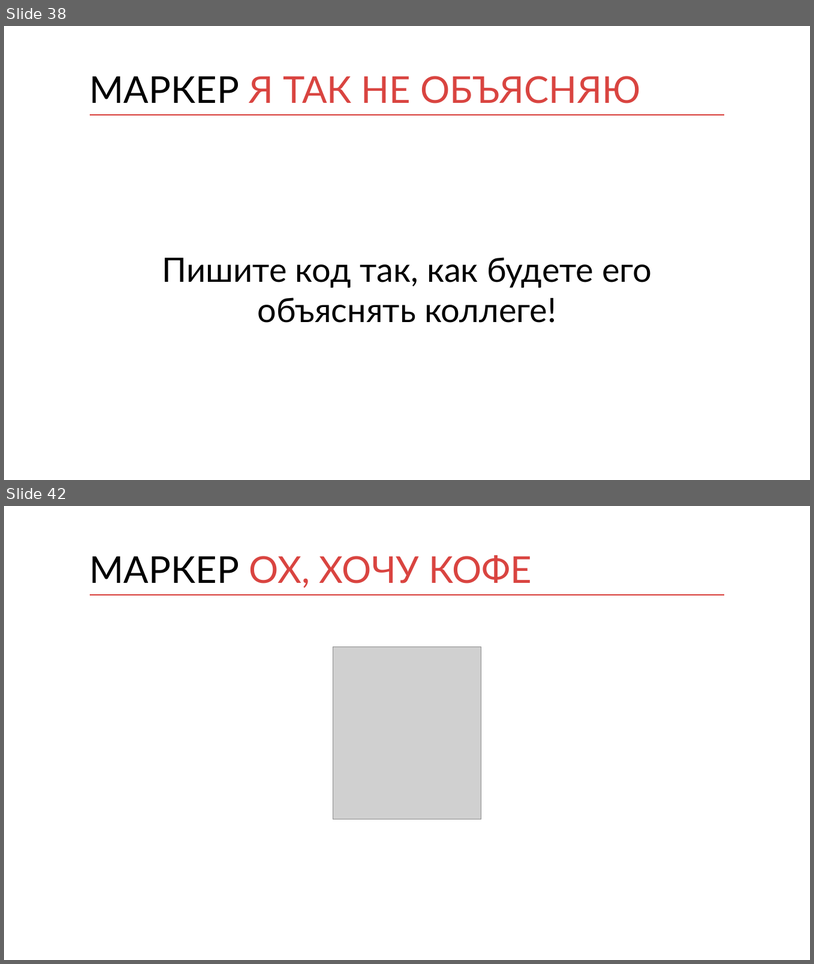
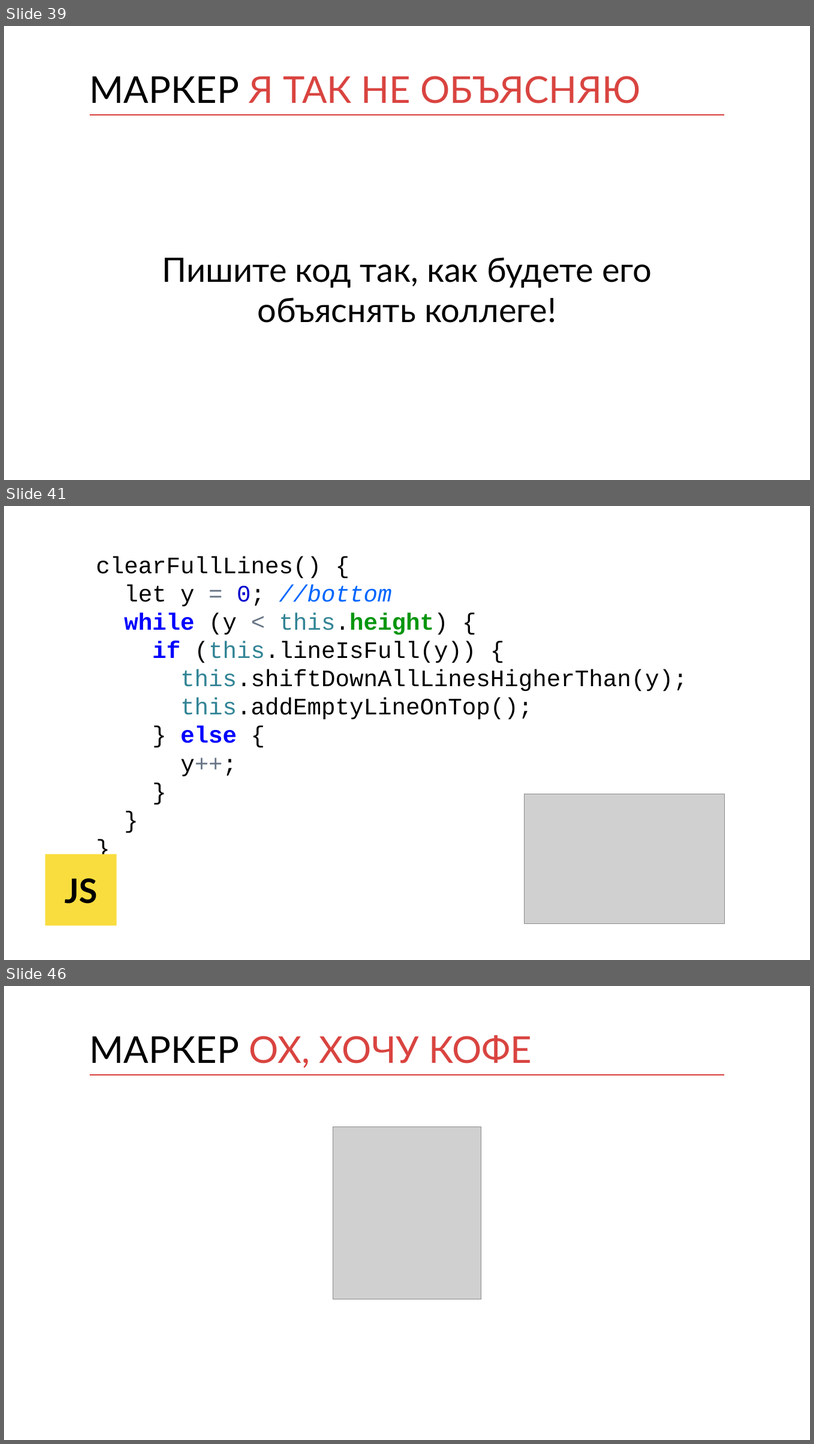
Before and after one commit to kontur-courses/clean-code, a slide deck: clean-code.pptx. Shown one above the other, each under a label of ours: slides 38 and 42 before the commit, slides 39, 41 and 46 after it; the slides between them are not shown. The pictures are 814x964 and 814x1444 pixels, drawn with LibreOffice and Linux fonts; fonts in the diff are those of the drawing; grey boxes stand for pictures. Boxes give left, top, right and bottom in pixels: in the first picture for what was removed or moved away, otherwise in the second. Text is boxed around its words. In the diff, an @@ line names an element or a change of style, - is before the commit and + after.

```diff
--- a/clean-code.pptx
+++ b/clean-code.pptx
@@ slide 41 added at [4,506,810,960], background #FFFFFF @@
@@ text added at [96,556,687,776], 28 pt, text #000000 @@
+clearFullLines() {
+let y = 0; //bottom
+while (y < this.height) {
+if (this.lineIsFull(y)) {
+this.shiftDownAllLinesHigherThan(y);
+this.addEmptyLineOnTop();
+} else {
+y++;
+}
+}
+}
@@ picture added at [524,794,725,924] @@
@@ rectangle added at [45,854,117,925], fill #F9DD3E, 40 pt, text #000000, bold @@
+JS
@@ what was slide 38 is now slide 39 @@
@@ what was slide 42 is now slide 46 @@
```
Also in this commit, not shown: 5 slides changed, 3 other slides added.
